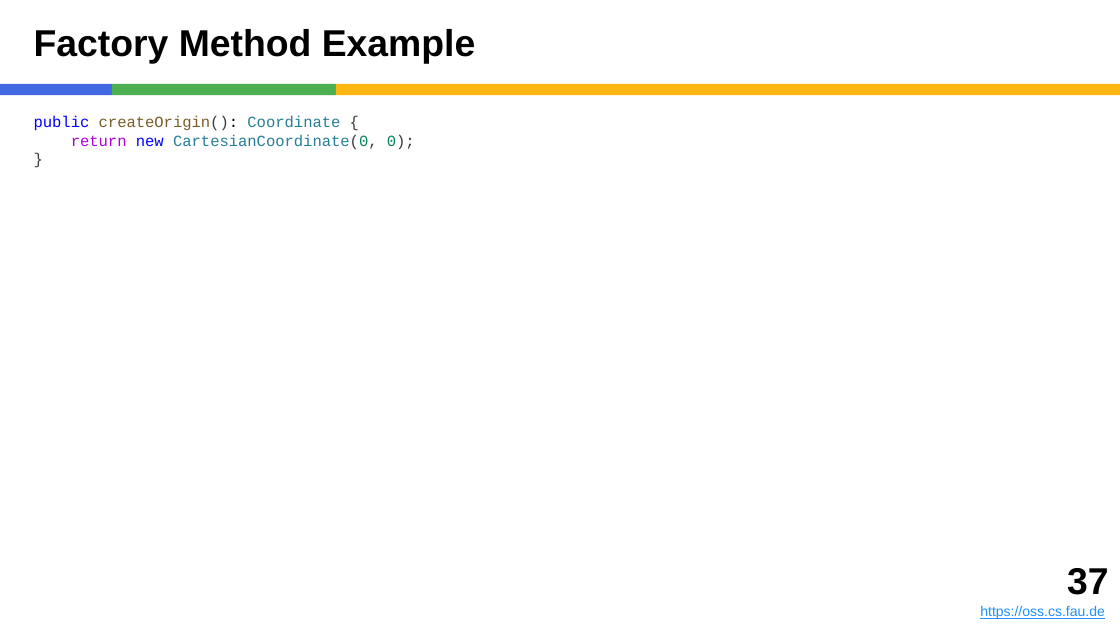
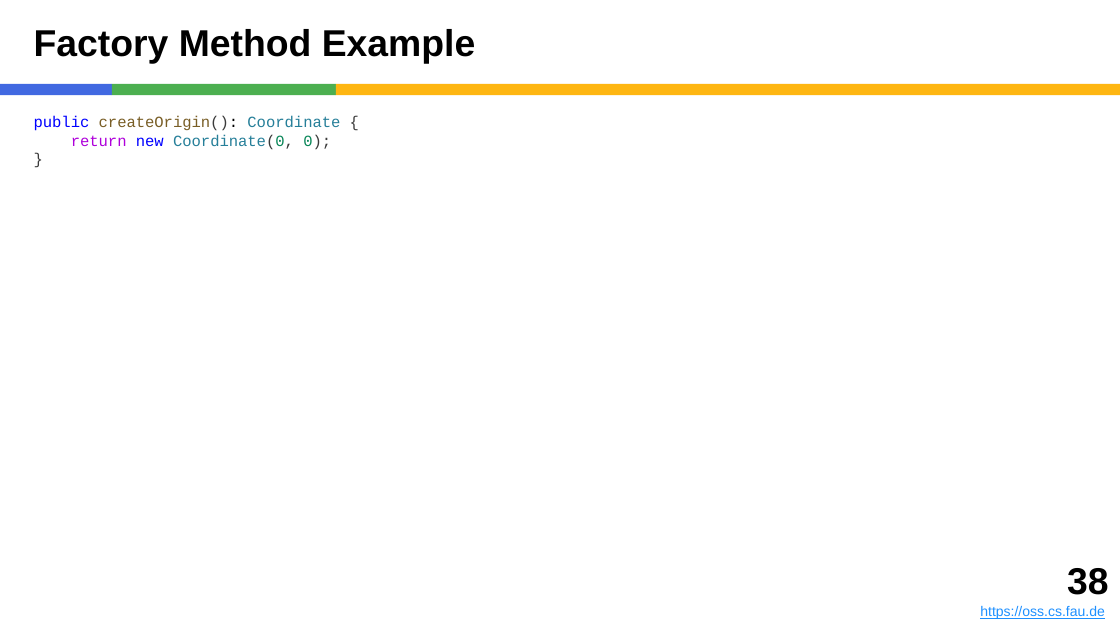
Before and after one commit to dirkriehle/adap-course, a slide deck: slide 38 of Lecture slides/ADAP B01 - Method Types and Properties.pptx (slide 37 before the commit). Drawn at 1120x630 pixels with LibreOffice and Linux fonts; fonts in the diff are those of the drawing. Boxes give left, top, right and bottom in pixels: in the first picture for what was removed or moved away, otherwise in the second. Text is boxed around its words. In the diff, an @@ line names an element or a change of style, - is before the commit and + after.

```diff
--- a/Lecture slides/ADAP B01 - Method Types and Properties.pptx
+++ b/Lecture slides/ADAP B01 - Method Types and Properties.pptx
@@ text at (71,134,331,149): text changed @@
-return new CartesianCoordinate(0, 0);
+return new Coordinate(0, 0);
@@ text at (1067,568,1108,595): text changed @@
-37
+38
```
Also in this commit, not shown: 3 other slides changed, 2 slides added, 4 slides removed, 5 other files.
